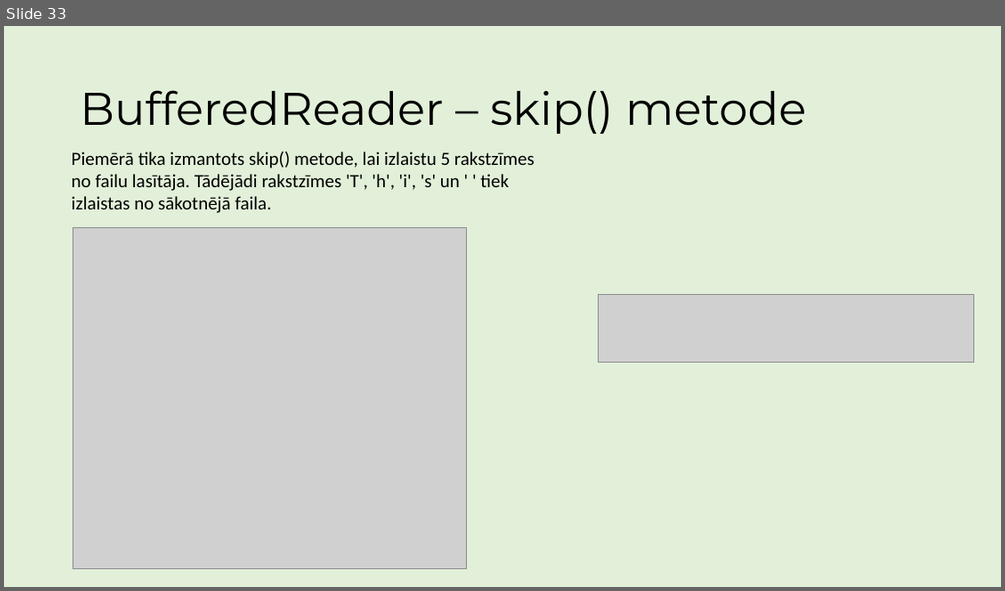
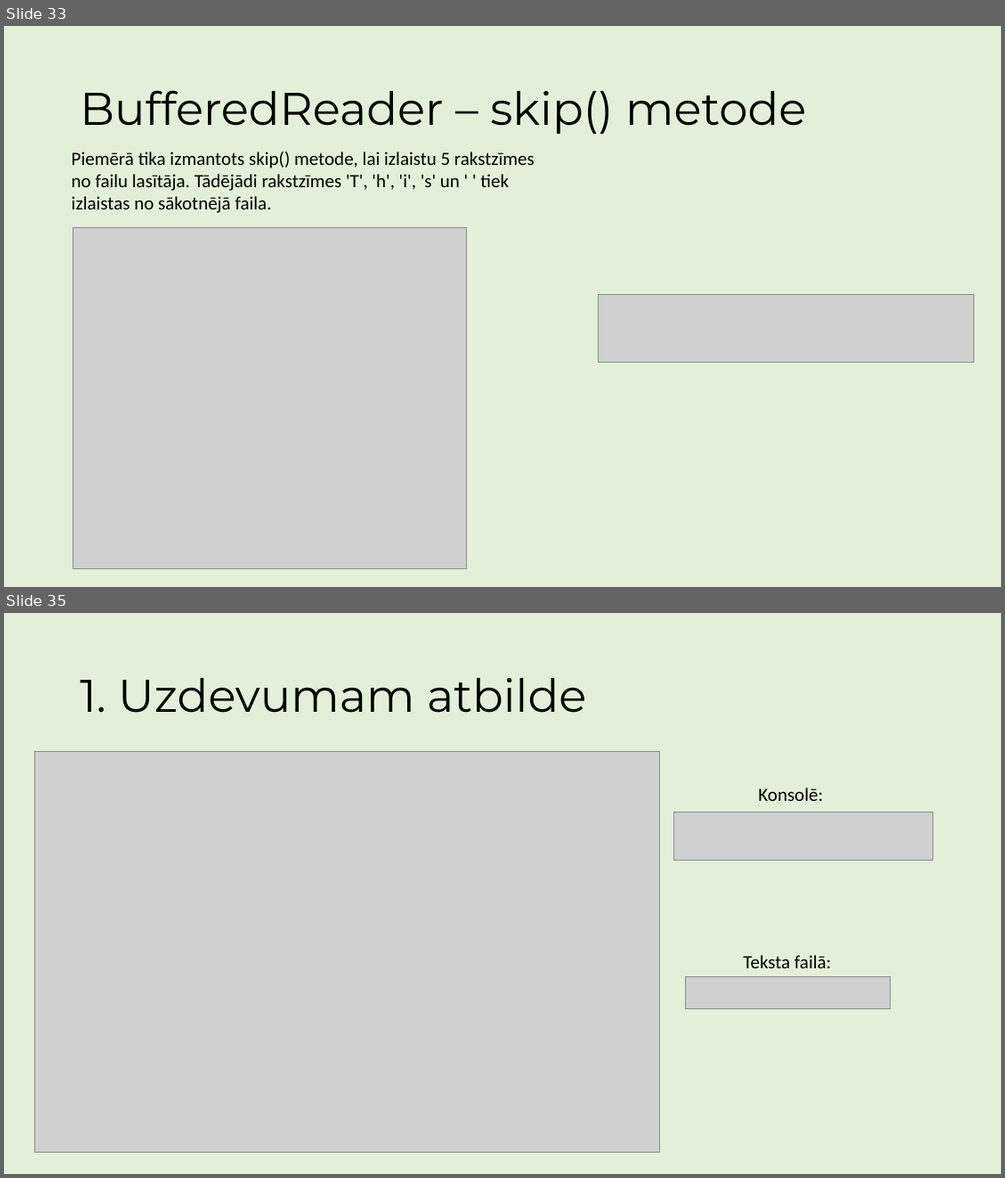
Before and after one commit to ricciss/TekstaDatnes, a slide deck: MacibuMaterials.pptx. Shown one above the other, each under a label of ours: slide 33 before the commit, slides 33 and 35 after it; the slides between them are not shown. The pictures are 1005x591 and 1005x1178 pixels, drawn with LibreOffice and Linux fonts; fonts in the diff are those of the drawing; grey boxes stand for pictures. Boxes give left, top, right and bottom in pixels: in the first picture for what was removed or moved away, otherwise in the second. Text is boxed around its words. In the diff, an @@ line names an element or a change of style, - is before the commit and + after.

```diff
--- a/MacibuMaterials.pptx
+++ b/MacibuMaterials.pptx
@@ slide 35 added at [4, 613, 1001, 1174], background #E2F0D9 @@
@@ title added at [80, 678, 586, 713], 44 pt, text #000000 @@
+1. Uzdevumam atbilde
@@ picture added at [34, 751, 660, 1153] @@
@@ text added at [758, 787, 823, 801], 18 pt, text #000000 @@
+Konsolē:
@@ picture added at [674, 811, 933, 860] @@
@@ text added at [743, 955, 831, 968], 18 pt, text #000000 @@
+Teksta failā:
@@ picture added at [685, 976, 890, 1009] @@
```
Also in this commit, not shown: 6 other slides added.
